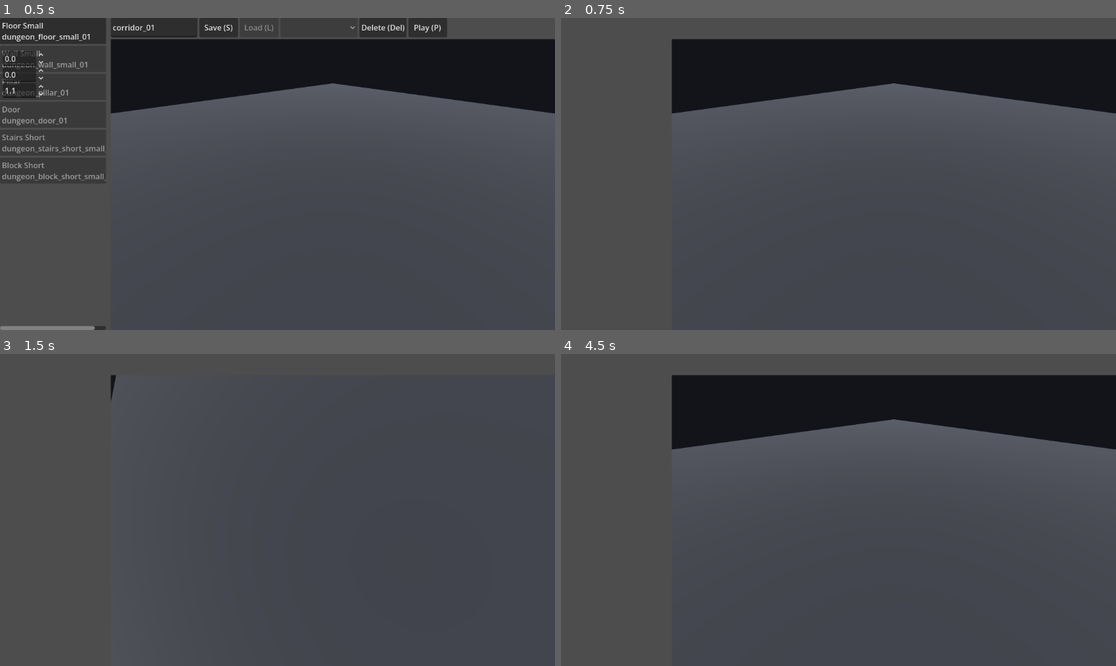
Above: before the commit, frames 1-4 (two rows, left to right).
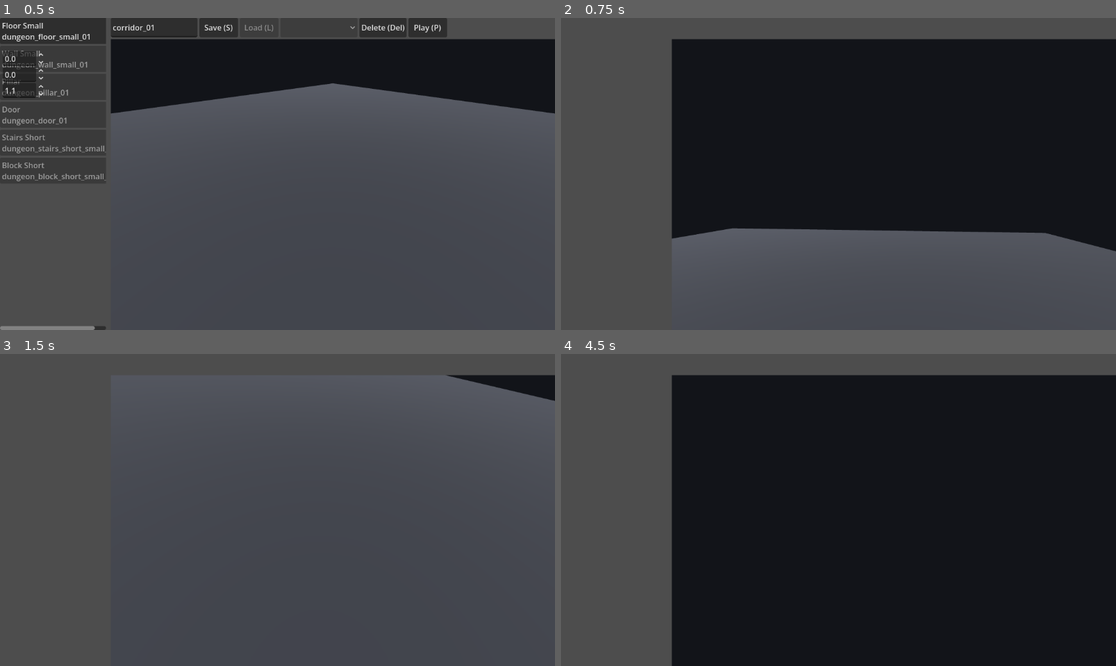
Above: after the commit, the same moments.

Repository: huhmiel-games/SoulMaker
Game: Godot game, scene res://scenes/main.tscn
The game is run twice, just before and just after one commit, with the same random seed, the same clock (stepped at 60 frames per second) and the same inputs.
Inputs (mouse positions are in pixels of both pictures, inside the frame that each line leads up to):
- Up to frame 1 (0.5 s): no input
- Up to frame 2 (0.75 s): click "Play (P)" at 0.5 s
- Up to frame 3 (1.5 s): tap Enter at 1.25 s; move the mouse to (305, 510) at 1.27 s; hold Up from 1.28 s (still down); hold E from 1.28 s (still down); click (305, 510) at 1.42 s
- Up to frame 4 (4.5 s): tap Space at 1.52, 2, 2.27, 3.5, 3.77 s; move the mouse to (810, 510) at 2.02 s; release E at 2.03 s; tap Q at 2.1 s; click (810, 510) at 2.17 s; tap Enter at 2.75 s; move the mouse to (849, 503) at 2.77 s; tap F at 2.85 s; click (849, 503) at 2.92 s; move the mouse to (832, 516) at 3.52 s; tap P at 3.6 s; click (832, 516) at 3.67 s; release Up at 4.25 s; click "Play" at 4.25 s

Frame 1 is identical in both runs. In frame 2, 35% of the frame differs, in the area x 19-100%, y 20-75%; in frame 3, 0.9%; in frame 4, 59%, in the area x 19-100%, y 20-100%.

Commit message:
feat(editor): route mouse orbit and wheel zoom through InputManager PROFILES
Mouse motion and wheel now flow through the unified analog/wheel API:
- input_manager: analog(action) sums stick + mouse_x/y + triggers with a
  shared deadzone policy; wheel_ticks(action) reports discrete per-frame
  notches; mouse motion captured in _input (SubViewport grabs unhandled
  motion), wheel stays on _unhandled_input so UI consumption is respected.
- orbit_camera: drops all raw mouse event handling; polls PROFILES entries
  (cam_orbit_x/y, cam_zoom) in _process; ORBIT_SENS replaces MOUSE_ORBIT_SENS;
  the frozen gate now covers every input source.

Diff:
--- a/src/autoloads/input_manager.gd
+++ b/src/autoloads/input_manager.gd
@@ -32,6 +32,11 @@
 
 const DEVICE := 0
 const DEADZONE := 0.2
+## Mouse motion -> stick-units scale. Mouse is the right-stick parity but a
+## per-frame delta, not an absolute -1..1 axis: this constant converts pixels
+## into the same units the stick contributes, so both flow through the same
+## analog path. Preserves the old per-event MOUSE_ORBIT_SENS=0.5 feel at 60fps.
+const MOUSE_SCALE := 0.14
 ## Gamepad shift: Right Shoulder (R1).
 const SHIFT_BUTTON := JOY_BUTTON_RIGHT_SHOULDER
 ## Keyboard shift mirror: E held, the Souls event-action / quick-pouch.
@@ -43,6 +48,9 @@
 		"cam_pan_right": {"key": KEY_D, "stick": JOY_AXIS_LEFT_X, "stick_sign": 1.0},
 		"cam_pan_fwd": {"key": KEY_W, "stick": JOY_AXIS_LEFT_Y, "stick_sign": -1.0},
 		"cam_pan_back": {"key": KEY_S, "stick": JOY_AXIS_LEFT_Y, "stick_sign": 1.0},
+		"cam_orbit_x": {"stick": JOY_AXIS_RIGHT_X, "mouse_x": true},
+		"cam_orbit_y": {"stick": JOY_AXIS_RIGHT_Y, "mouse_y": true},
+		"cam_zoom": {"triggers": true, "wheel": true},
 		"panel_left": {"btn": JOY_BUTTON_DPAD_LEFT, "key": KEY_LEFT},
 		"panel_right": {"btn": JOY_BUTTON_DPAD_RIGHT, "key": KEY_RIGHT},
 		"panel_up": {"btn": JOY_BUTTON_DPAD_UP, "key": KEY_UP},
@@ -73,6 +81,16 @@
 ## never leaks stale edges between them.
 var _action_track: Dictionary = {}
 
+## Mouse motion and wheel accumulated during the frame (filled in
+## _unhandled_input, snapshot to the *_pub buffers in _process so consumers
+## read a stable value per frame). Keyed to PROFILES entries via the mouse_x /
+## mouse_y / wheel flags: motion is the right-stick parity, wheel the triggers
+## parity.
+var _mouse_buf := Vector2.ZERO
+var _wheel_buf := 0.0
+var _mouse_pub := Vector2.ZERO
+var _wheel_pub := 0.0
+
 
 func set_profile(profile: StringName) -> void:
 	if not PROFILES.has(profile):
@@ -87,8 +105,13 @@
 
 ## Updates the per-action track once per rendered frame, before downstream
 ## nodes run their own _process. Read with is_just_pressed / is_just_released
-## / time_held within the same frame.
+## / time_held within the same frame. The mouse/wheel frame snapshot is
+## published here too, then the accumulators reset for the next frame.
 func _process(_delta: float) -> void:
+	_mouse_pub = _mouse_buf
+	_wheel_pub = _wheel_buf
+	_mouse_buf = Vector2.ZERO
+	_wheel_buf = 0.0
 	var entries: Dictionary = PROFILES[_active_profile]
 	var prefix := String(_active_profile) + "/"
 	var now := Time.get_ticks_msec()
@@ -168,6 +191,51 @@
 	return false
 
 
+## Continuous value of an action, in stick-like units (-1..1 for a full
+## stick). All sources mapped on the entry sum up, with the same deadzone
+## policy as the boolean reads:
+##   "stick"    → raw axis × stick_sign, deadzone applied
+##   "mouse_x"  → this frame's mouse motion X × MOUSE_SCALE (RS parity)
+##   "mouse_y"  → this frame's mouse motion Y × MOUSE_SCALE
+##   "triggers" → right minus left trigger (each deadzone applied)
+## Camera orbit/zoom consume this instead of polling devices directly.
+func analog(action: StringName, profile := &"") -> float:
+	var prof := String(profile)
+	if prof.is_empty():
+		prof = String(_active_profile)
+	var entries: Dictionary = PROFILES.get(prof, {})
+	if not entries.has(action):
+		return 0.0
+	var e: Dictionary = entries[action]
+	var out := 0.0
+	var stick := int(e.get("stick", JOY_AXIS_INVALID))
+	if stick != JOY_AXIS_INVALID:
+		out += _deadzone(
+			Input.get_joy_axis(DEVICE, stick) * float(e.get("stick_sign", 1.0))
+		)
+	if bool(e.get("mouse_x", false)):
+		out += _mouse_pub.x * MOUSE_SCALE
+	if bool(e.get("mouse_y", false)):
+		out += _mouse_pub.y * MOUSE_SCALE
+	if bool(e.get("triggers", false)):
+		out += triggers().y - triggers().x
+	return out
+
+
+## Signed wheel-notch count accumulated during this frame for an action mapped
+## with "wheel": true (up = +1, down = -1 per notch). Wheel is a per-frame
+## discrete feed, unlike the continuous analog() sources: the consumer applies
+## each notch as one step instead of scaling it by delta.
+func wheel_ticks(action: StringName, profile := &"") -> int:
+	var prof := String(profile)
+	if prof.is_empty():
+		prof = String(_active_profile)
+	var entries: Dictionary = PROFILES.get(prof, {})
+	if not entries.has(action) or not bool(entries[action].get("wheel", false)):
+		return 0
+	return int(_wheel_pub)
+
+
 ## Left stick, deadzone applied. (Editor: camera pan / edit translate.)
 func left_stick() -> Vector2:
 	return _deadzone_vec(
@@ -190,6 +258,16 @@
 		_deadzone(Input.get_joy_axis(DEVICE, JOY_AXIS_TRIGGER_LEFT)),
 		_deadzone(Input.get_joy_axis(DEVICE, JOY_AXIS_TRIGGER_RIGHT)),
 	)
+
+
+## Mouse motion is captured in _input, before GUI handling and SubViewports
+## consume it: the editor camera lives inside a SubViewport whose ViewportContainer
+## grabs motion (mouse_filter STOP), so _unhandled_input at the root would never
+## see it. _input sees every event no matter the consumer. Wheel and buttons stay
+## on _unhandled_input so UI consumption is respected.
+func _input(event: InputEvent) -> void:
+	if event is InputEventMouseMotion:
+		_mouse_buf += (event as InputEventMouseMotion).relative
 
 
 func _unhandled_input(event: InputEvent) -> void:
@@ -210,6 +288,14 @@
 					action_pressed.emit(action)
 				else:
 					action_released.emit(action)
+	elif event is InputEventMouseButton:
+		var mb := event as InputEventMouseButton
+		if not mb.pressed:
+			return
+		if mb.button_index == MOUSE_BUTTON_WHEEL_UP:
+			_wheel_buf += 1.0
+		elif mb.button_index == MOUSE_BUTTON_WHEEL_DOWN:
+			_wheel_buf -= 1.0
 
 
 func _resolve_joy_button(button_index: int) -> StringName:
--- a/src/editors/orbit_camera.gd
+++ b/src/editors/orbit_camera.gd
@@ -12,12 +12,19 @@
 const MAX_DISTANCE := 120.0
 const MIN_PITCH := -80.0
 const MAX_PITCH := 80.0
-const MOUSE_ORBIT_SENS := 0.5
+## Orbit feel knob: applied to the unified right-stick + mouse analog vector.
+const ORBIT_SENS := 220.0
 
 ## Current distance from the focus point.
 var distance: float = 18.0
 ## Focus point the camera orbits around.
 var focus: Vector3 = DEFAULT_FOCUS
+
+## When true the camera accepts no input at all (pan/orbit/zoom). The editor
+## sets this while an edit-placement interaction or the menu is active, so the
+## view stays exactly where the user left it — Souls "become the object" the
+## sticks now move/rotate the placement, never the view.
+var frozen := false
 
 var _orbit_angle := 45.0
 var _pitch_angle := 35.0
@@ -27,24 +34,11 @@
 	_apply_transform()
 
 
-func _unhandled_input(event: InputEvent) -> void:
-	if not current:
-		return
-	if event is InputEventMouseMotion:
-		var mm := event as InputEventMouseMotion
-		# Mouse motion is the right-stick analogue: same non-inverted mapping,
-		# same in-place orbit, no button required.
-		_orbit_mouse(mm.relative)
-	elif event is InputEventMouseButton:
-		var mb := event as InputEventMouseButton
-		if mb.button_index == MOUSE_BUTTON_WHEEL_UP and mb.pressed:
-			_zoom(-1.0)
-		elif mb.button_index == MOUSE_BUTTON_WHEEL_DOWN and mb.pressed:
-			_zoom(1.0)
-
-
+## All camera input is now polled in _process through InputManager: mouse is
+## the right-stick parity (orbit) and the wheel the triggers parity (zoom), so
+## no raw event handling lives here anymore.
 func _process(delta: float) -> void:
-	if not current:
+	if not current or frozen:
 		return
 	# Pan input: arrows fill a left-stick-like vector, the analog stick adds on
 	# top — a single shared pan path, identical across devices. The keyboard
@@ -60,8 +54,20 @@
 		pan.y -= 1.0
 	pan = pan * 0.5 + InputManager.left_stick()
 	_pan_analog(pan, delta)
-	_orbit_analog(InputManager.right_stick(), delta)
-	_zoom_analog(InputManager.triggers(), delta)
+	# Orbit: right-stick + mouse-motion summed by InputManager; zoom: triggers
+	# + wheel. Both resolve through PROFILES, so keyboard/mouse/gamepad are the
+	# same device from the camera's point of view.
+	_orbit_analog(
+		Vector2(
+			InputManager.analog(&"cam_orbit_x"),
+			InputManager.analog(&"cam_orbit_y"),
+		),
+		delta,
+	)
+	var crank := InputManager.wheel_ticks(&"cam_zoom")
+	if crank != 0:
+		_zoom(-float(crank))
+	_zoom_analog(InputManager.analog(&"cam_zoom"), delta)
 
 
 func _pan_analog(stick: Vector2, delta: float) -> void:
@@ -78,24 +84,17 @@
 func _orbit_analog(stick: Vector2, delta: float) -> void:
 	if stick == Vector2.ZERO:
 		return
-	# Gamepad orbit pivots the camera around ITSELF (turret-like): the focus is
+	# Orbit pivots the camera around ITSELF (turret-like): the focus is
 	# re-glued ahead of the view so the camera stays in place while turning.
 	# Yaw and pitch are non-inverted (RS right = turn right, RS up = turn up);
 	# the option to invert arrives with Options (feature 11).
-	_orbit(Vector2(-stick.x, -stick.y) * 220.0 * delta, true)
+	_orbit(Vector2(-stick.x, -stick.y) * ORBIT_SENS * delta, true)
 
 
-func _zoom_analog(triggers: Vector2, delta: float) -> void:
-	var amount := triggers.y - triggers.x
+func _zoom_analog(amount: float, delta: float) -> void:
 	if absf(amount) < 0.001:
 		return
 	_zoom(-amount * 2.0 * delta)
-
-
-func _orbit_mouse(relative: Vector2) -> void:
-	# Mirrors the right-stick mapping (stick is negated before `_orbit`), so the
-	# mouse and the stick always turn the camera the same way.
-	_orbit(-relative * MOUSE_ORBIT_SENS, true)
 
 
 func _zoom(steps: float) -> void:
Not shown, changed: WORKLOG.md
